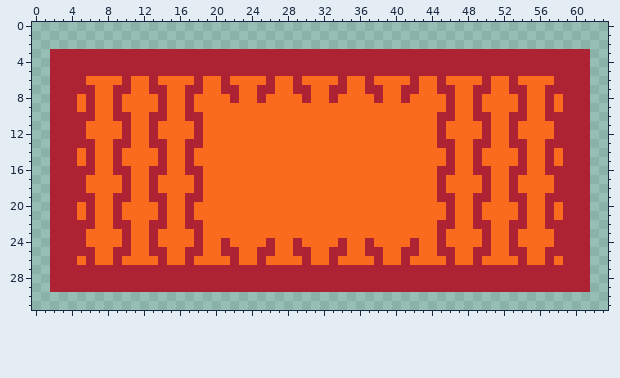
Edited in one commit: pixel-art sprite (Godot/Assets/Sprites/Rugs/RugRed.png). Above is the file before it was changed.
The file is 64x32 pixels.
After the commit:
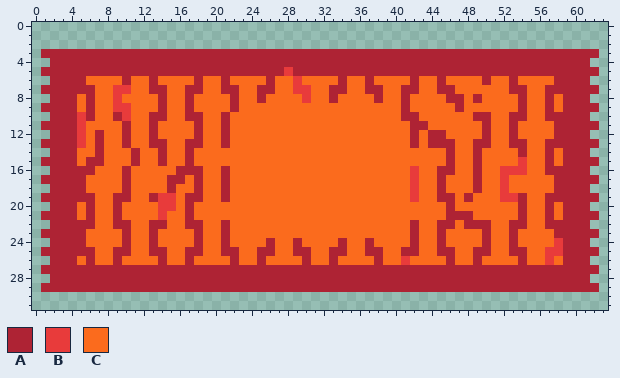
Palette (. is transparent): A #ae2334  B #e83b3b  C #fb6b1d
The edit:
Changed rows in their new state; - is an unchanged pixel.
first column x 1:
 3 A------------------------------------------------------------A
 5 A--------------------------B---------------------------------A
 6 ----------------------------B---------------------------------
 7 A-------BB------------------BB------------------CC-----------A
 8 --------B--------------------B----------------A---------------
 9 A-------BB-----------A------------------A----CA-C------------A
10 ----B----B----------A-------------------AA--CC----------------
11 A---B---------------A--------------------AA-C----------------A
12 ----B-A-------------A--------------------A-A------------------
13 A---BCA-C-----------A--------------------A-A-----------------A
14 -----CA-C-A---------------------------------------------------
15 A-----A-C-A------------------------------------------B-------A
16 --------C---CC-A----A--------------------B-------C-BBB--------
17 A-----------C-AA----A--------------------B------AC-BC--------A
18 ------------C-A-----A--------------------B------AC-BC---------
19 A------------BB-----A--------------------B-----ACC-BB--------A
20 -------------BB---------------------------------C-------------
21 A------------B--------------------------------AAC------------A
22 --------------------A--------------------A-----A--------------
23 A-------------------A--------------------A-------------------A
24 ---------------------------------------------------------B----
25 A-------------------------------------------------------BB---A
26 ----------------------------------------B---------------B-----
27 A------------------------------------------------------------A
29 A------------------------------------------------------------A
Changed places in both pictures, as pixel boxes (x1, y1, x2, y2):
changed: (41, 49, 185, 292)
changed: (545, 49, 599, 292)
changed: (284, 67, 311, 103)
changed: (401, 85, 527, 265)
changed: (221, 103, 239, 238)
